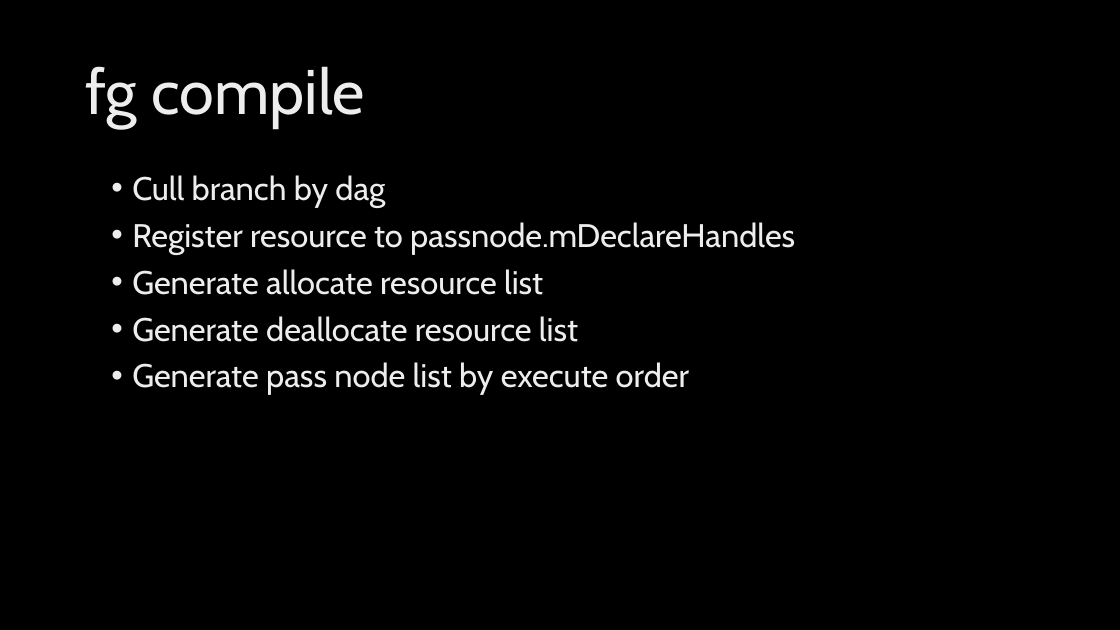
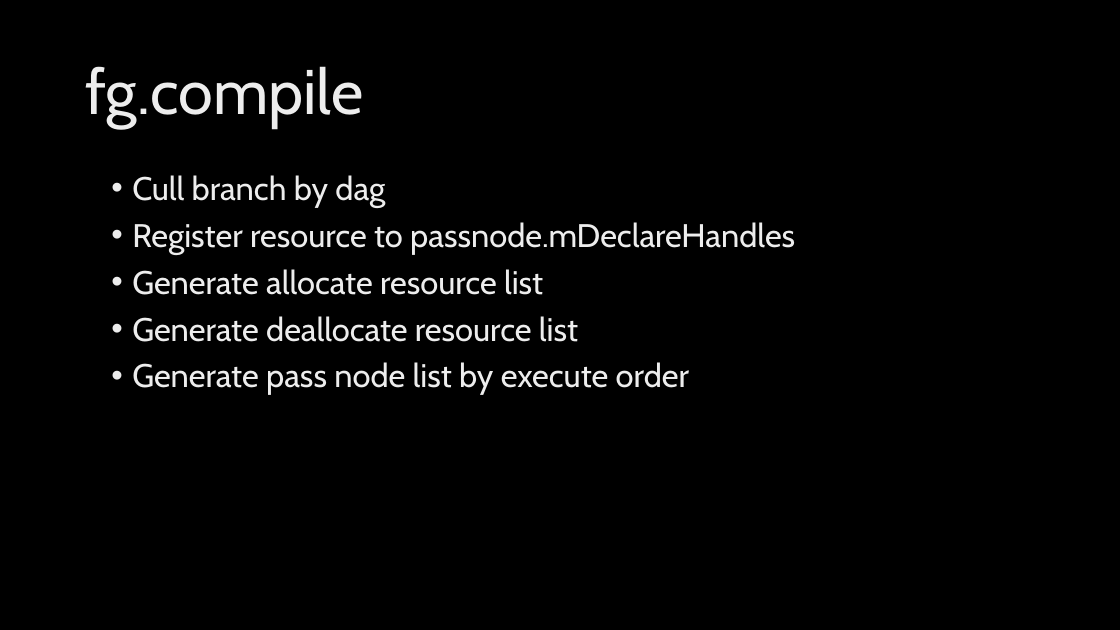
Before and after one commit to AndrewChan2022/ppt, a slide deck: slide 16 of Filament frame graph introduction.pptx (slide 15 before the commit). Drawn at 1120x630 pixels with LibreOffice and Linux fonts; fonts in the diff are those of the drawing; background and template pictures are left out. Boxes give left, top, right and bottom in pixels: in the first picture for what was removed or moved away, otherwise in the second. Text is boxed around its words. In the diff, an @@ line names an element or a change of style, - is before the commit and + after.

```diff
--- a/Filament frame graph introduction.pptx
+++ b/Filament frame graph introduction.pptx
@@ title at (85,66,363,129): text changed @@
-fg compile
+fg.compile
```
Also in this commit, not shown: 3 other slides changed, 2 slides added.
